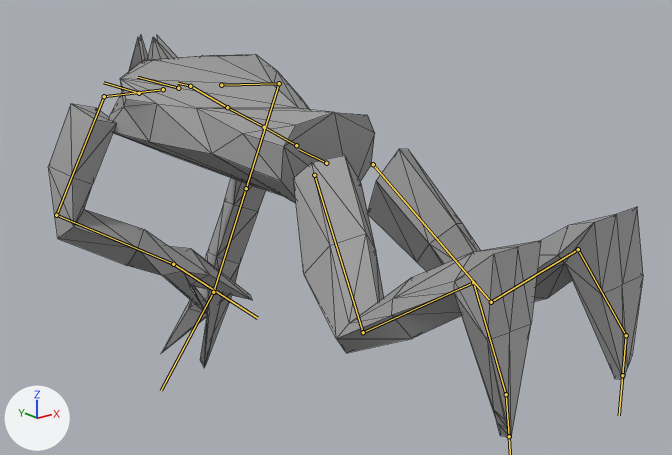
Two versions of the glTF model glb_imports/8164_meshes.glb, one commit apart.
Before and after are seen from a 50 mm lens placed at (-16.1, -22.9, 25.3), pointed at (0.9, -1.6, 16.8). The lights are fixed; the arrows at lower left show +X, +Y and +Z. Both versions are drawn at frame 58 of the action 'DashGrabPunish'; the numbers are the values there. The bones that bend it are drawn over the model as lines. Mesh edges are drawn as thin lines.

Objects in the first picture: 'Body.001'.
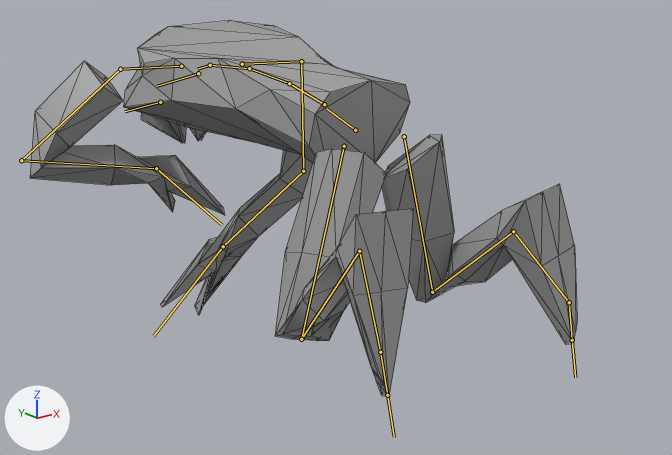
What differs and where, as boxes [x1, y1, x2, y2] in the pictures (672 x 455 px):
'Body.001', posed (8% narrower, 6% shorter): before [48, 36, 643, 438]; after [30, 20, 577, 396]
bone 'mixamorig:Hips', root to tip: before (326, 163) to (299, 149); after (355, 130) to (327, 109)
bone 'mixamorig:Spine', root to tip: before (296, 145) to (264, 127); after (324, 104) to (289, 83)
bone 'mixamorig:Spine1', root to tip: before (264, 127) to (227, 107); after (289, 83) to (249, 68)
bone 'mixamorig:Spine2', root to tip: before (227, 107) to (190, 86); after (249, 68) to (210, 65)
bone 'mixamorig:LeftArm', root to tip: before (104, 96) to (56, 215); after (120, 69) to (21, 160)
bone 'mixamorig:LeftForeArm', root to tip: before (56, 215) to (173, 264); after (21, 160) to (156, 168)
bone 'mixamorig:LeftHand', root to tip: before (173, 264) to (257, 318); after (156, 168) to (222, 225)
bone 'mixamorig:RightArm', root to tip: before (279, 83) to (246, 188); after (301, 61) to (303, 171)
bone 'mixamorig:RightForeArm', root to tip: before (246, 188) to (213, 292); after (303, 171) to (223, 246)
bone 'mixamorig:RightHand', root to tip: before (213, 292) to (161, 390); after (223, 246) to (153, 336)
bone 'mixamorig:LeftUpLeg', root to tip: before (314, 175) to (363, 332); after (344, 146) to (301, 339)
bone 'mixamorig:LeftLeg', root to tip: before (363, 332) to (473, 282); after (301, 339) to (359, 251)
bone 'mixamorig:LeftFoot', root to tip: before (473, 282) to (506, 394); after (359, 251) to (380, 352)
bone 'mixamorig:RightUpLeg', root to tip: before (373, 164) to (491, 302); after (404, 136) to (432, 292)
bone 'mixamorig:RightLeg', root to tip: before (491, 302) to (578, 249); after (432, 292) to (513, 231)
bone 'mixamorig:RightFoot', root to tip: before (578, 249) to (626, 335); after (513, 231) to (569, 302)

Edits to the bpy script that builds the scene:
```text
Change bone_mixamorig_hips:
    where bone_mixamorig_hips = bpy.data.objects['Armature'].pose.bones['mixamorig:Hips']
    bone_mixamorig_hips.location: (-0.55, 6.6, -1.84) -> (-0.55, 7.81, -3.19)
    bone_mixamorig_hips.rotation_quaternion: (0.748, 0.663, 0.0, 0.005) -> (0.804, 0.595, 0.001, 0.005)  # degrees (83, 0, 0) -> degrees (73, 0, 1)
Change bone_mixamorig_spine:
    where bone_mixamorig_spine = bpy.data.objects['Armature'].pose.bones['mixamorig:Spine']  # child of 'mixamorig:Hips'
    bone_mixamorig_spine.rotation_quaternion: (1.0, 0.0, 0.0, 0.0) -> (0.998, 0.059, 0.0, 0.0)  # degrees (0, 0, 0) -> degrees (7, 0, 0)
Change bone_mixamorig_spine1:
    where bone_mixamorig_spine1 = bpy.data.objects['Armature'].pose.bones['mixamorig:Spine1']  # child of 'mixamorig:Spine'
    bone_mixamorig_spine1.rotation_quaternion: (0.994, -0.001, 0.105, -0.029) -> (0.993, 0.055, 0.107, -0.023)  # degrees (0, 12, -3) -> degrees (6, 12, -2)
Change bone_mixamorig_spine2:
    where bone_mixamorig_spine2 = bpy.data.objects['Armature'].pose.bones['mixamorig:Spine2']  # child of 'mixamorig:Spine1'
    bone_mixamorig_spine2.rotation_quaternion: (0.996, -0.011, -0.087, 0.004) -> (0.993, 0.086, -0.082, 0.017)  # degrees (-1, -10, 1) -> degrees (10, -10, 1)
Change bone_mixamorig_leftarm:
    where bone_mixamorig_leftarm = bpy.data.objects['Armature'].pose.bones['mixamorig:LeftArm']  # child of 'mixamorig:LeftShoulder'
    bone_mixamorig_leftarm.rotation_quaternion: (0.798, -0.076, 0.268, 0.535) -> (0.918, -0.158, 0.06, 0.359)  # degrees (11, 31, 71) -> degrees (-15, 13, 41)
Change bone_mixamorig_leftforearm:
    where bone_mixamorig_leftforearm = bpy.data.objects['Armature'].pose.bones['mixamorig:LeftForeArm']  # child of 'mixamorig:LeftArm'
    bone_mixamorig_leftforearm.rotation_quaternion: (0.723, 0.009, -0.008, 0.691) -> (0.402, 0.005, -0.011, 0.915)  # degrees (0, -1, 87) -> degrees (-1, -1, 133)
Change bone_mixamorig_lefthand:
    where bone_mixamorig_lefthand = bpy.data.objects['Armature'].pose.bones['mixamorig:LeftHand']  # child of 'mixamorig:LeftForeArm'
    bone_mixamorig_lefthand.rotation_quaternion: (0.858, -0.096, 0.481, -0.15) -> (0.733, -0.029, 0.564, -0.38)  # degrees (-31, 53, -36) -> degrees (-52, 54, -83)
Change bone_mixamorig_rightarm:
    where bone_mixamorig_rightarm = bpy.data.objects['Armature'].pose.bones['mixamorig:RightArm']  # child of 'mixamorig:RightShoulder'
    bone_mixamorig_rightarm.rotation_quaternion: (0.51, 0.451, 0.218, -0.699) -> (0.547, 0.561, 0.211, -0.585)  # degrees (17, 59, -98) -> degrees (52, 62, -61)
Change bone_mixamorig_rightforearm:
    where bone_mixamorig_rightforearm = bpy.data.objects['Armature'].pose.bones['mixamorig:RightForeArm']  # child of 'mixamorig:RightArm'
    bone_mixamorig_rightforearm.rotation_quaternion: (1.0, 0.012, 0.0, 0.002) -> (0.88, 0.01, 0.006, -0.474)  # degrees (1, 0, 0) -> degrees (1, 1, -57)
Change bone_mixamorig_righthand:
    where bone_mixamorig_righthand = bpy.data.objects['Armature'].pose.bones['mixamorig:RightHand']  # child of 'mixamorig:RightForeArm'
    bone_mixamorig_righthand.rotation_quaternion: (0.859, 0.088, -0.491, -0.112) -> (0.675, 0.135, -0.724, 0.045)  # degrees (28, -56, -30) -> degrees (-54, -98, 69)
Change bone_mixamorig_leftupleg:
    where bone_mixamorig_leftupleg = bpy.data.objects['Armature'].pose.bones['mixamorig:LeftUpLeg']  # child of 'mixamorig:Hips'
    bone_mixamorig_leftupleg.rotation_quaternion: (0.956, 0.248, -0.138, 0.073) -> (0.844, 0.495, 0.033, 0.204)  # degrees (28, -17, 4) -> degrees (59, -8, 22)
Change bone_mixamorig_leftleg:
    where bone_mixamorig_leftleg = bpy.data.objects['Armature'].pose.bones['mixamorig:LeftLeg']  # child of 'mixamorig:LeftUpLeg'
    bone_mixamorig_leftleg.rotation_quaternion: (0.813, -0.583, -0.002, 0.003) -> (0.426, -0.905, -0.003, 0.001)  # degrees (-71, 0, 0) -> degrees (-130, 0, 0)
Change bone_mixamorig_leftfoot:
    where bone_mixamorig_leftfoot = bpy.data.objects['Armature'].pose.bones['mixamorig:LeftFoot']  # child of 'mixamorig:LeftLeg'
    bone_mixamorig_leftfoot.rotation_quaternion: (0.943, 0.276, 0.048, -0.179) -> (0.907, 0.37, 0.01, -0.2)  # degrees (31, 11, -18) -> degrees (43, 10, -21)
Change bone_mixamorig_rightupleg:
    where bone_mixamorig_rightupleg = bpy.data.objects['Armature'].pose.bones['mixamorig:RightUpLeg']  # child of 'mixamorig:Hips'
    bone_mixamorig_rightupleg.rotation_quaternion: (0.938, 0.318, 0.117, -0.074) -> (0.808, 0.568, 0.0, -0.158)  # degrees (37, 15, -4) -> degrees (69, 10, -15)
Change bone_mixamorig_rightleg:
    where bone_mixamorig_rightleg = bpy.data.objects['Armature'].pose.bones['mixamorig:RightLeg']  # child of 'mixamorig:RightUpLeg'
    bone_mixamorig_rightleg.rotation_quaternion: (0.743, -0.669, 0.002, -0.002) -> (0.432, -0.902, 0.003, -0.001)  # degrees (-84, 0, 0) -> degrees (-129, 0, 0)
Change bone_mixamorig_rightfoot:
    where bone_mixamorig_rightfoot = bpy.data.objects['Armature'].pose.bones['mixamorig:RightFoot']  # child of 'mixamorig:RightLeg'
    bone_mixamorig_rightfoot.rotation_quaternion: (0.95, 0.277, -0.027, 0.141) -> (0.962, 0.237, -0.024, 0.135)  # degrees (32, -7, 15) -> degrees (27, -6, 14)
```
